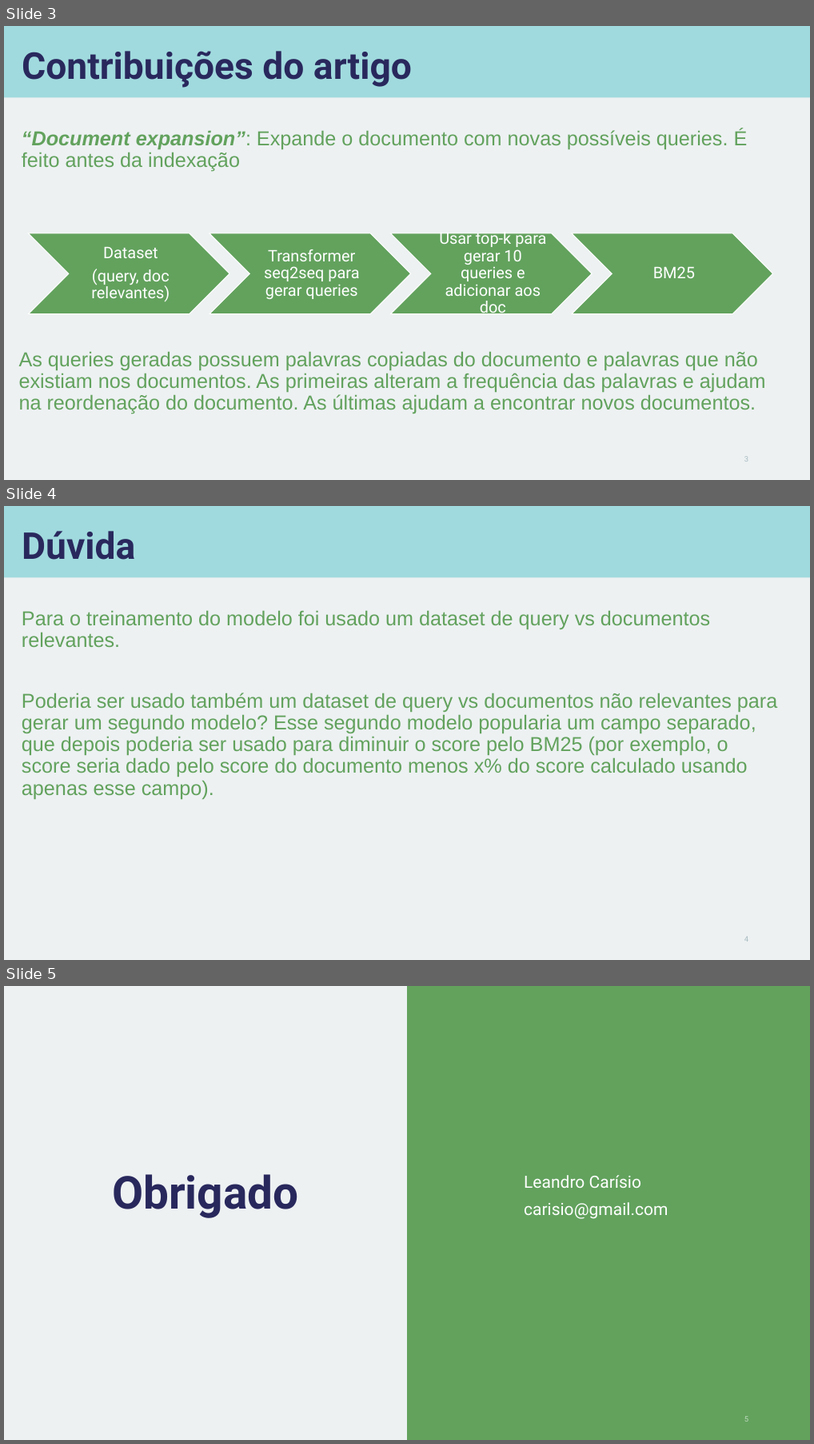
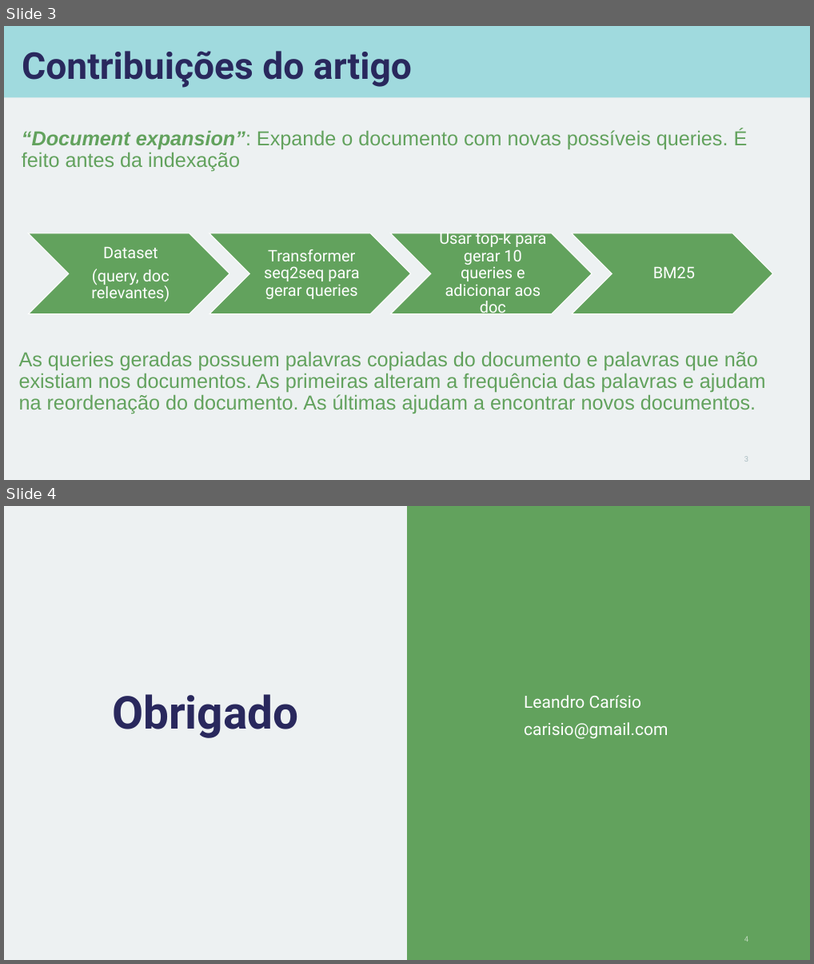
Before and after one commit to carisio/IA368-DD_deep_learning_busca, a slide deck: 5 - doc2query/leitura/doc2query.pptx. Shown one above the other, each under a label of ours: slides 3, 4 and 5 before the commit, slides 3 and 4 after it. The pictures are 814x1444 and 814x964 pixels, drawn with LibreOffice and Linux fonts; fonts in the diff are those of the drawing. Boxes give left, top, right and bottom in pixels: in the first picture for what was removed or moved away, otherwise in the second. Text is boxed around its words. In the diff, an @@ line names an element or a change of style, - is before the commit and + after.

Commit message:
Remove um slide

```diff
--- a/5 - doc2query/leitura/doc2query.pptx
+++ b/5 - doc2query/leitura/doc2query.pptx
@@ slide 4 removed at box(4, 506, 810, 960), background #EDF1F2; not listed: 1 template element that a slide beside it also shows @@
@@ title removed at box(22, 531, 135, 560) @@
-Dúvida
@@ text removed at box(22, 611, 778, 799) @@
-Para o treinamento do modelo foi usado um dataset de query vs documentos relevantes.
-Poderia ser usado também um dataset de query vs documentos não relevantes para gerar um segundo modelo? Esse segundo modelo popularia um campo separado, que depois poderia ser usado para diminuir o score pelo BM25 (por exemplo, o score seria dado pelo score do documento menos x% do score calculado usando apenas esse campo).
@@ page number removed at box(745, 936, 749, 941) @@
-4
@@ what was slide 5 is now slide 4 @@
```
Also in this commit, not shown: 1 other file.
